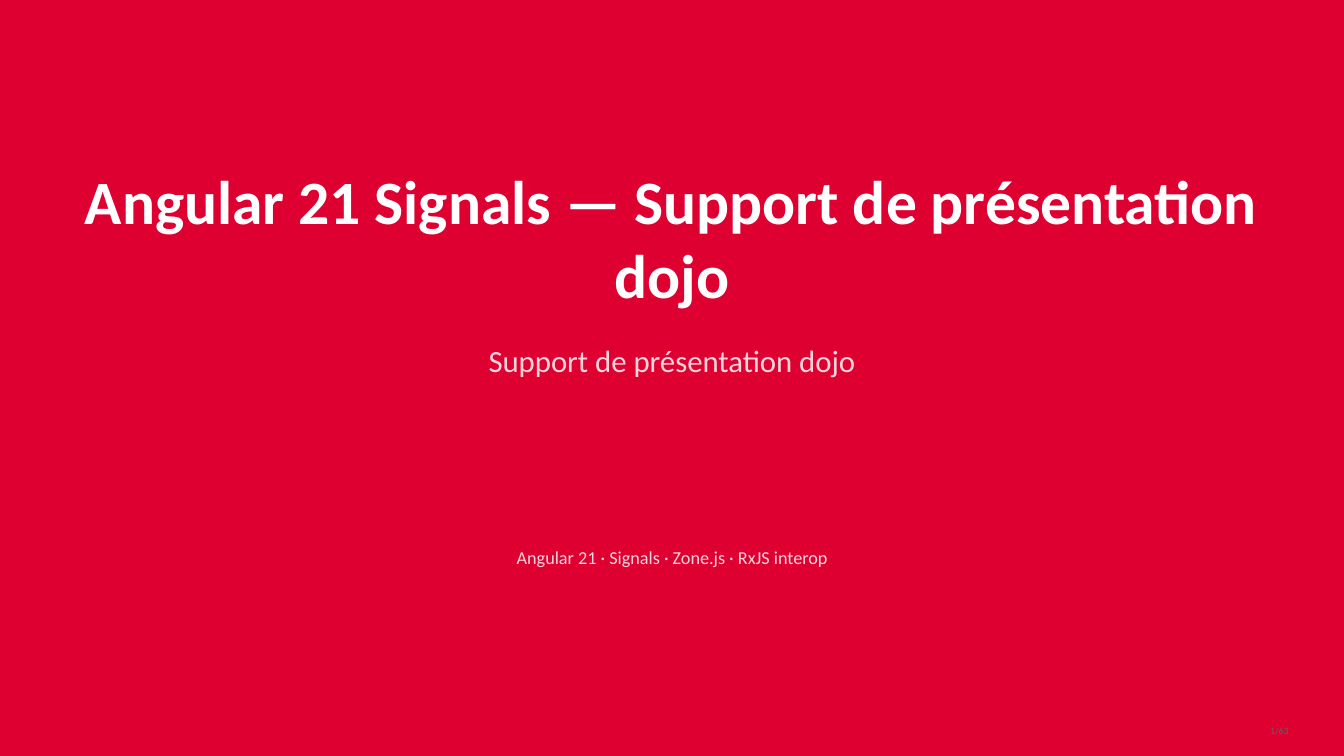
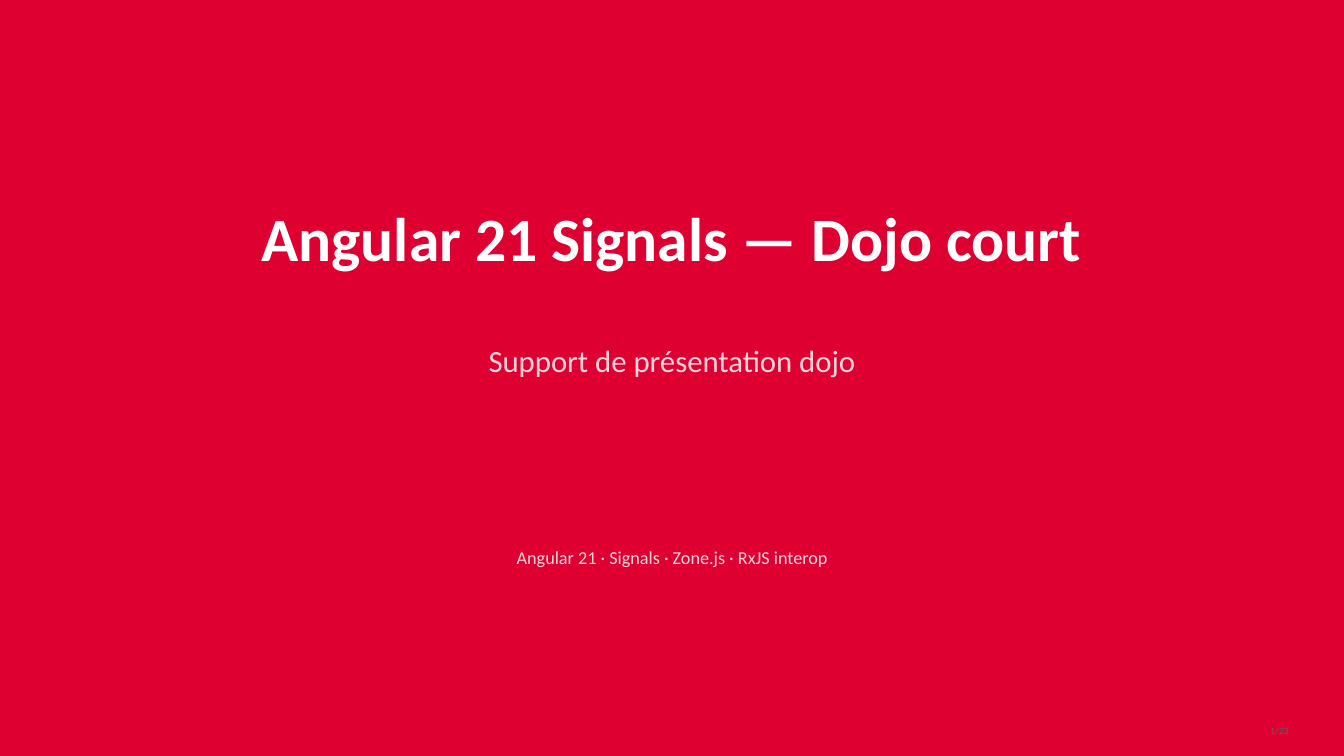
Before and after one commit to AchrafSlaoui/dojo-angular, a slide deck: slide 1 of docs/dojo-signals.pptx. Drawn at 1344x756 pixels with LibreOffice and Linux fonts; fonts in the diff are those of the drawing. Boxes give left, top, right and bottom in pixels: in the first picture for what was removed or moved away, otherwise in the second. Text is boxed around its words. In the diff, an @@ line names an element or a change of style, - is before the commit and + after.

Commit message:
genere pptx court dojo signals

```diff
--- a/docs/dojo-signals.pptx
+++ b/docs/dojo-signals.pptx
@@ text at bbox=[261, 217, 1081, 272]: text changed @@
-Angular 21 Signals — Support de présentation dojo
+Angular 21 Signals — Dojo court
```
Also in this commit, not shown: 8 other slides changed, 14 slides added, 54 slides removed, 2 other files.
